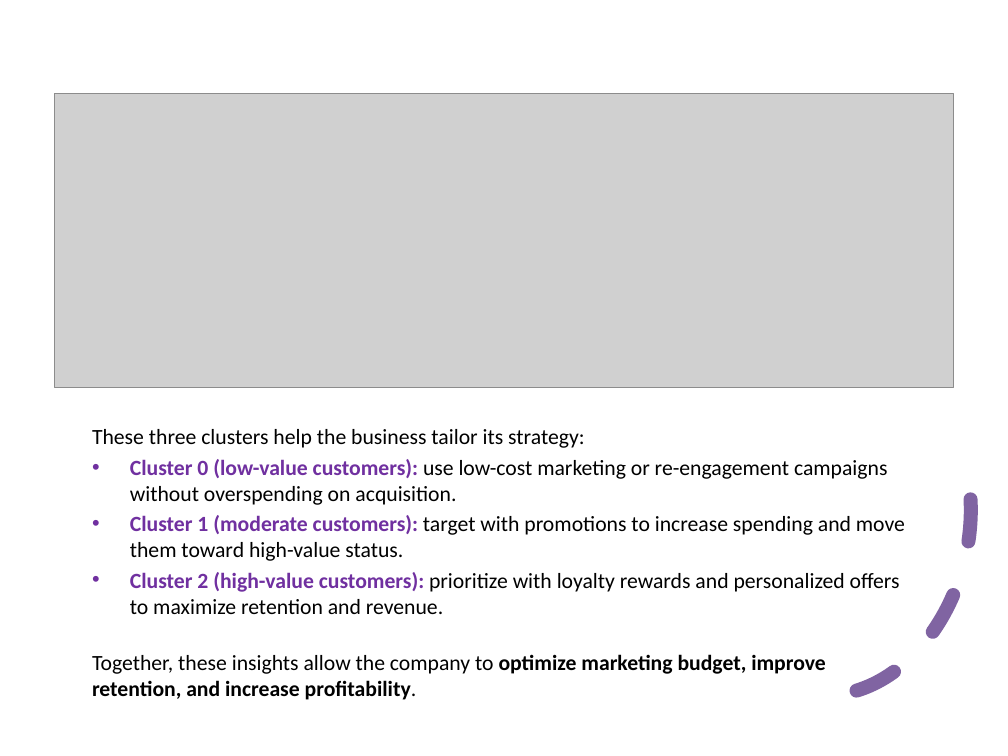
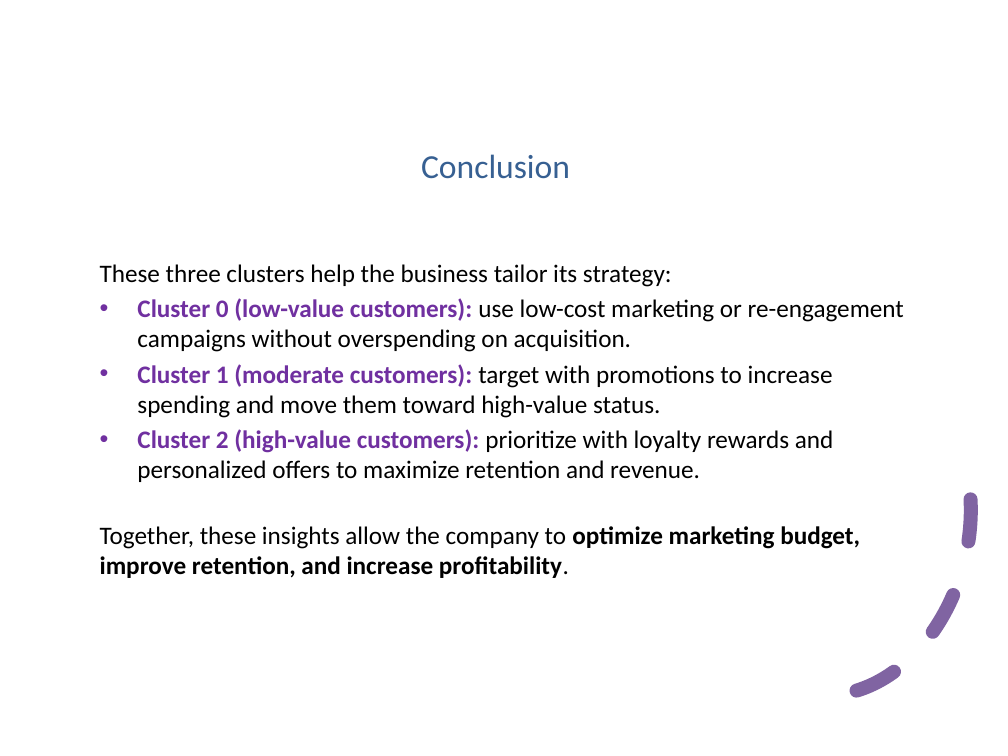
Before and after one commit to lebronbrian23/ml4-online-retail, a slide deck: slide 6 of online_retail_presentation.pptx (slide 5 before the commit). Drawn at 1008x756 pixels with LibreOffice and Linux fonts; fonts in the diff are those of the drawing; grey boxes stand for pictures. Boxes give left, top, right and bottom in pixels: in the first picture for what was removed or moved away, otherwise in the second. Text is boxed around its words. In the diff, an @@ line names an element or a change of style, - is before the commit and + after.

```diff
--- a/online_retail_presentation.pptx
+++ b/online_retail_presentation.pptx
@@ picture removed at bbox=[54, 94, 954, 388] @@
@@ text added at bbox=[421, 154, 570, 179], 24 pt, text #376092 @@
+Conclusion
@@ text "These three clusters help the ...": place and size @@
-text "These three clusters help the ..." at bbox=[92, 429, 905, 700]
+text "These three clusters help the ..." at bbox=[100, 264, 904, 578]
@@ text "These three clusters help the ..." at bbox=[100, 264, 904, 578]: size 15.5 to 18 pt @@
```
Also in this commit, not shown: 1 slide added, 1 other file.
